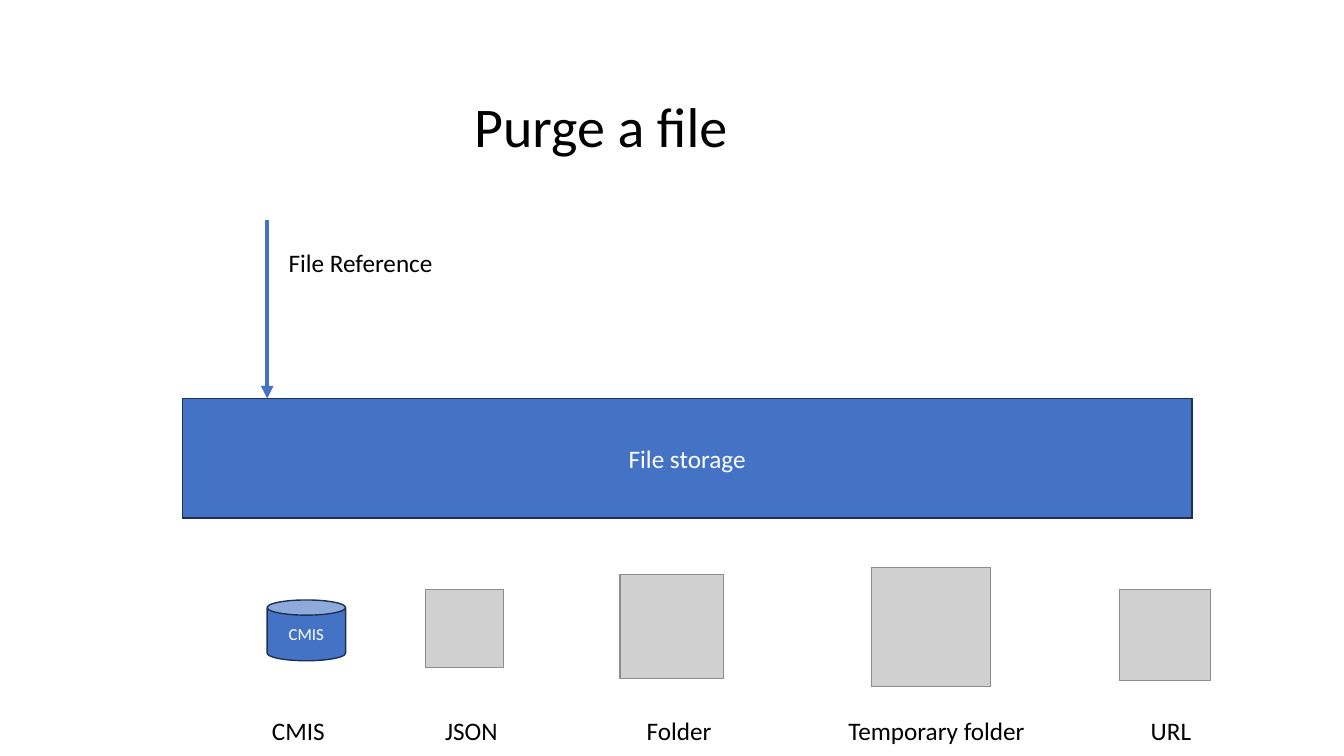
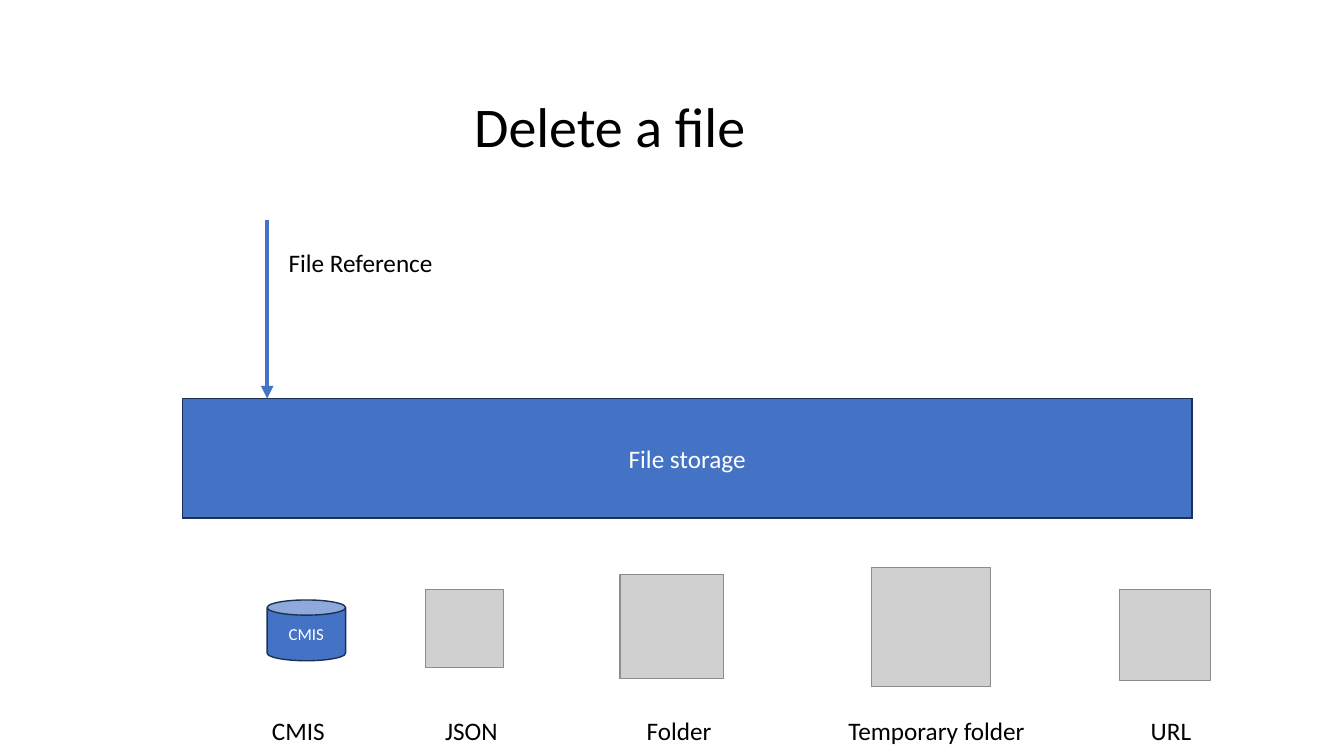
Before and after one commit to camunda-community-hub/camunda-8-connector-filestorage, a slide deck: slide 3 of doc/images.pptx. Drawn at 1344x756 pixels with LibreOffice and Linux fonts; fonts in the diff are those of the drawing; grey boxes stand for pictures. Boxes give left, top, right and bottom in pixels: in the first picture for what was removed or moved away, otherwise in the second. Text is boxed around its words. In the diff, an @@ line names an element or a change of style, - is before the commit and + after.

```diff
--- a/doc/images.pptx
+++ b/doc/images.pptx
@@ text at (474,108,745,148): text changed @@
-Purge a file
+Delete a file
```
Also in this commit, not shown: 1 other slide changed, 16 other files.
